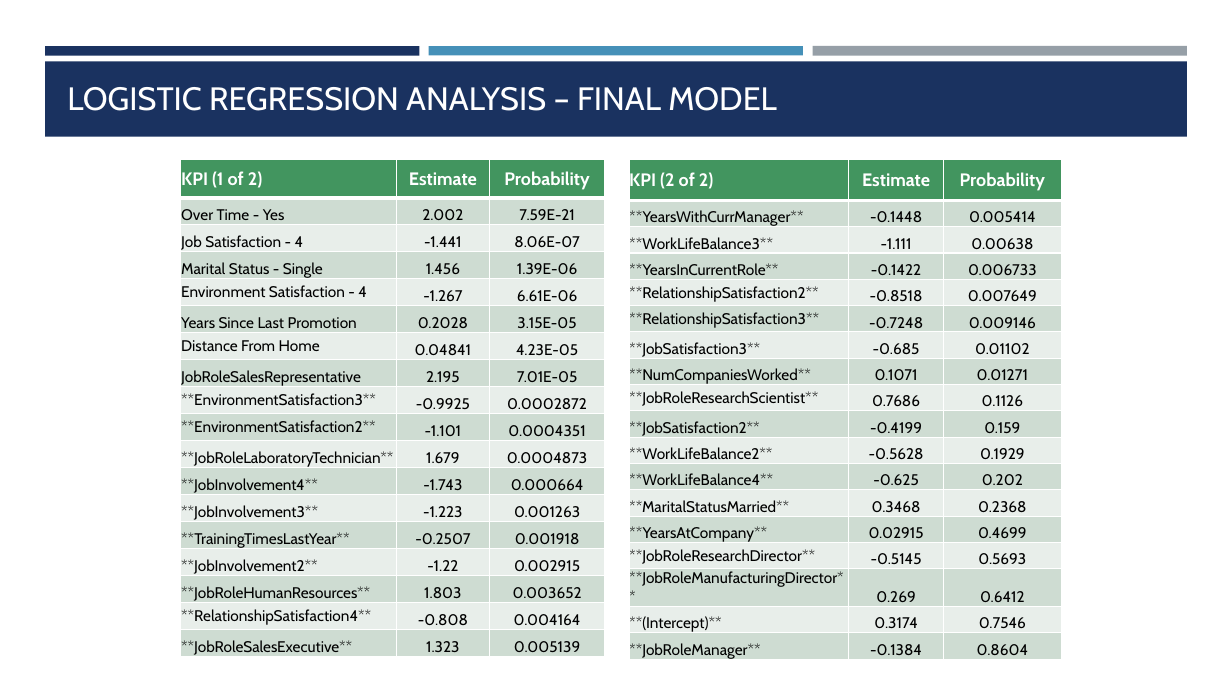
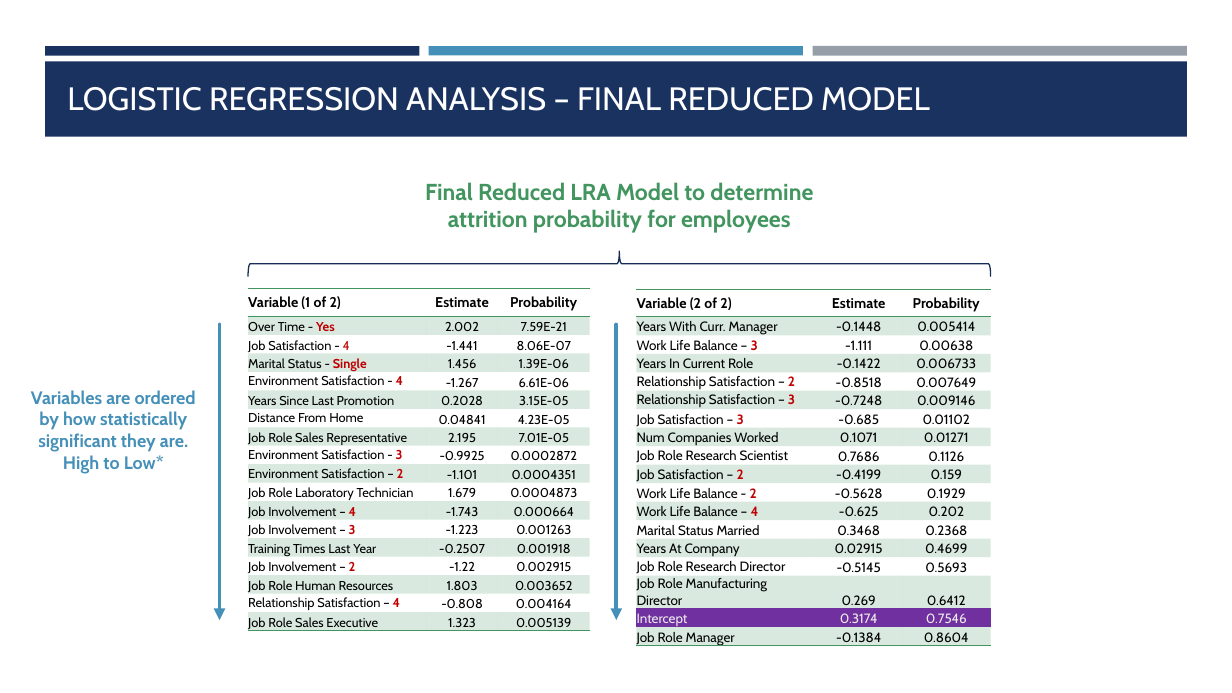
Before and after one commit to jainhsuya/msds.6306.case.study.2, a slide deck: slide 10 of Case Study 2.pptx. Drawn at 1232x693 pixels with LibreOffice and Linux fonts; fonts in the diff are those of the drawing. Boxes give left, top, right and bottom in pixels: in the first picture for what was removed or moved away, otherwise in the second. Text is boxed around its words. In the diff, an @@ line names an element or a change of style, - is before the commit and + after.

```diff
--- a/Case Study 2.pptx
+++ b/Case Study 2.pptx
@@ title at (x1=67, y1=87, x2=930, y2=111): text changed @@
-LOGISTIC REGRESSION ANALYSIS – FINAL MODEL
+LOGISTIC REGRESSION ANALYSIS – FINAL REDUCED MODEL
@@ text added at (x1=425, y1=182, x2=813, y2=233), 18 pt, text #42955F, bold @@
+Final Reduced LRA Model to determine attrition probability for employees
@@ left brace added at (x1=248, y1=252, x2=991, y2=277), outline #172D56 1 pt @@
@@ table at (x1=248, y1=288, x2=590, y2=635) @@
-row 1, column 1: KPI (1 of 2)
+row 1, column 1: Variable (1 of 2)
-row 8, column 1: JobRoleSalesRepresentative
+row 8, column 1: Job Role Sales Representative
-row 9, column 1: **EnvironmentSatisfaction3**
+row 9, column 1: Environment Satisfaction - 3
-row 10, column 1: **EnvironmentSatisfaction2**
+row 10, column 1: Environment Satisfaction – 2
-row 11, column 1: **JobRoleLaboratoryTechnician**
+row 11, column 1: Job Role Laboratory Technician
-row 12, column 1: **JobInvolvement4**
+row 12, column 1: Job Involvement – 4
-row 13, column 1: **JobInvolvement3**
+row 13, column 1: Job Involvement – 3
-row 14, column 1: **TrainingTimesLastYear**
+row 14, column 1: Training Times Last Year
-row 15, column 1: **JobInvolvement2**
+row 15, column 1: Job Involvement – 2
-row 16, column 1: **JobRoleHumanResources**
+row 16, column 1: Job Role Human Resources
-row 17, column 1: **RelationshipSatisfaction4**
+row 17, column 1: Relationship Satisfaction – 4
-row 18, column 1: **JobRoleSalesExecutive**
+row 18, column 1: Job Role Sales Executive
@@ fill #42955F to none in row 1 @@
@@ fill #CFDDD2 to #42955F at 20% opacity in 27 cells @@
@@ fill #E9EFEA to none in 24 cells @@
@@ size 14 to 11 pt, text colour #FFFFFF to #000000 in "Estimate", "Probability" @@
@@ size 12 to 10 pt in "Over Time - Yes", "2.002", "7.59E-21", "Job Satisfaction - 4" and 36 more places @@
@@ text colour #000000 to #C00000 in "Yes", "4", "Single", "4" @@
@@ bold on in "Yes", "Single", "4" @@
@@ borders changed @@
@@ table resized from (x1=181, y1=159, x2=605, y2=661) to (x1=248, y1=288, x2=590, y2=635) @@
@@ table at (x1=637, y1=289, x2=992, y2=649) @@
-row 1, column 1: KPI (2 of 2)
+row 1, column 1: Variable (2 of 2)
-row 2, column 1: **YearsWithCurrManager**
+row 2, column 1: Years With Curr. Manager
-row 3, column 1: **WorkLifeBalance3**
+row 3, column 1: Work Life Balance – 3
-row 4, column 1: **YearsInCurrentRole**
+row 4, column 1: Years In Current Role
-row 5, column 1: **RelationshipSatisfaction2**
+row 5, column 1: Relationship Satisfaction – 2
-row 6, column 1: **RelationshipSatisfaction3**
+row 6, column 1: Relationship Satisfaction – 3
-row 7, column 1: **JobSatisfaction3**
+row 7, column 1: Job Satisfaction – 3
-row 8, column 1: **NumCompaniesWorked**
+row 8, column 1: Num Companies Worked
-row 9, column 1: **JobRoleResearchScientist**
+row 9, column 1: Job Role Research Scientist
-row 10, column 1: **JobSatisfaction2**
+row 10, column 1: Job Satisfaction – 2
-row 11, column 1: **WorkLifeBalance2**
+row 11, column 1: Work Life Balance - 2
-row 12, column 1: **WorkLifeBalance4**
+row 12, column 1: Work Life Balance – 4
-row 13, column 1: **MaritalStatusMarried**
+row 13, column 1: Marital Status Married
-row 14, column 1: **YearsAtCompany**
+row 14, column 1: Years At Company
-row 15, column 1: **JobRoleResearchDirector**
+row 15, column 1: Job Role Research Director
-row 16, column 1: **JobRoleManufacturingDirector**
+row 16, column 1: Job Role Manufacturing Director
-row 17, column 1: **(Intercept)**
+row 17, column 1: Intercept
-row 18, column 1: **JobRoleManager**
+row 18, column 1: Job Role Manager
@@ fill #42955F to none in row 1 @@
@@ fill #CFDDD2 to #42955F at 20% opacity in 27 cells @@
@@ fill #E9EFEA to none in 21 cells @@
@@ fill #E9EFEA to #7030A0 in row 17 @@
@@ size 14 to 11 pt, text colour #FFFFFF to #000000 in "Estimate", "Probability" @@
@@ size 12 to 10.5 pt in "-0.1448", "0.005414", "-1.111", "0.00638" and 30 more places @@
@@ text colour #000000 to #EBEBEB in "0.3174", "0.7546" @@
@@ borders changed @@
@@ table resized from (x1=629, y1=159, x2=1062, y2=663) to (x1=637, y1=289, x2=992, y2=649) @@
@@ arrow added from (220, 324) to (220, 620), #4590B8 3 pt @@
@@ arrow added from (616, 324) to (616, 620), #4590B8 3 pt @@
@@ text added at (x1=31, y1=390, x2=196, y2=474), 14 pt, text #4590B8, bold @@
+Variables are ordered by how statistically significant they are. High to Low*
```
Also in this commit, not shown: 7 other slides changed, 1 slide added, 1 slide removed.
